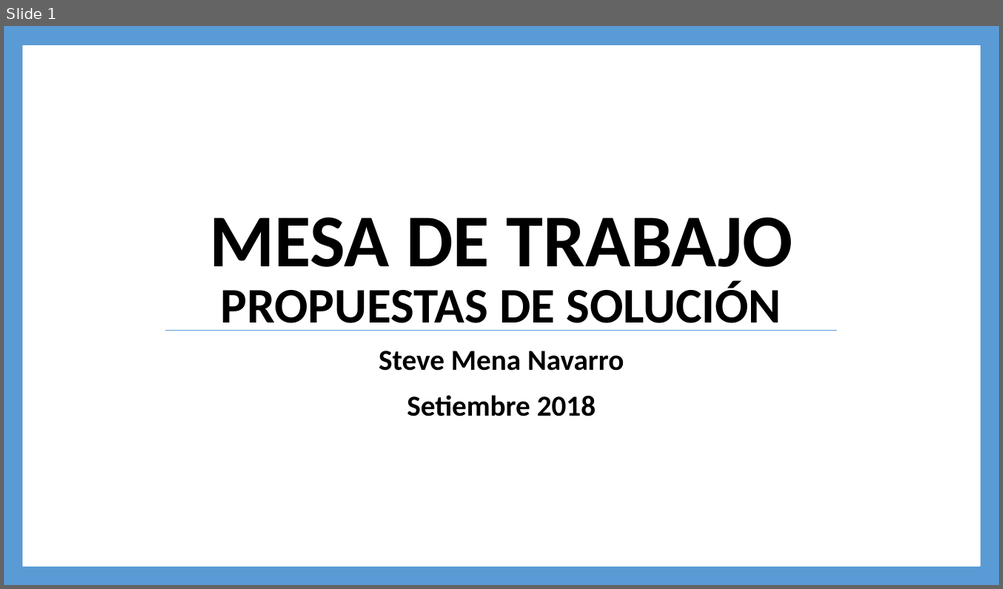
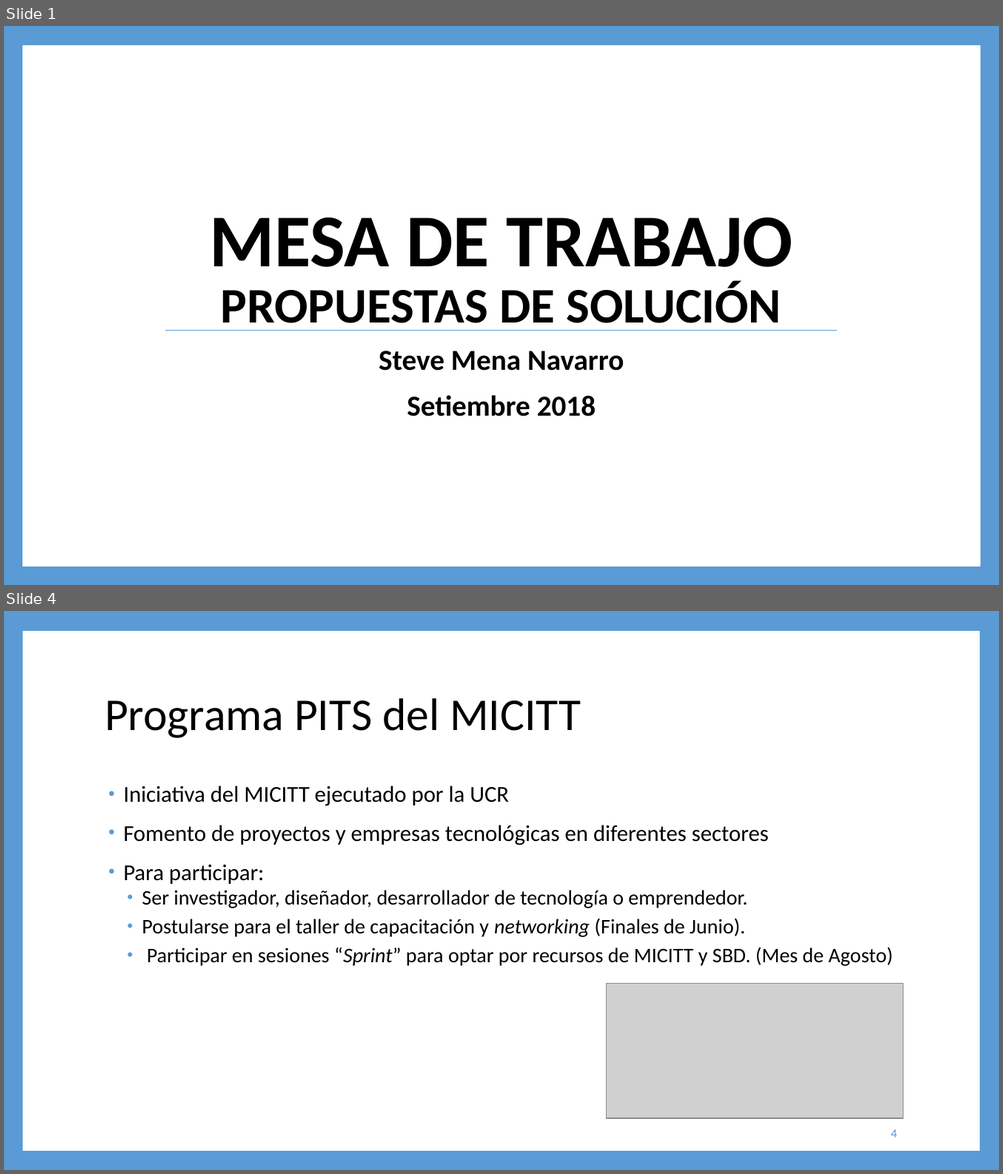
Before and after one commit to steveamena/Graduacion, a slide deck: Documentación/Entregables/Propuestas de solución.pptx. Shown one above the other, each under a label of ours: slide 1 before the commit, slides 1 and 4 after it; the slides between them are not shown. The pictures are 1003x589 and 1003x1174 pixels, drawn with LibreOffice and Linux fonts; fonts in the diff are those of the drawing; grey boxes stand for pictures. Boxes give left, top, right and bottom in pixels: in the first picture for what was removed or moved away, otherwise in the second. Text is boxed around its words. In the diff, an @@ line names an element or a change of style, - is before the commit and + after.

```diff
--- a/Documentación/Entregables/Propuestas de solución.pptx
+++ b/Documentación/Entregables/Propuestas de solución.pptx
@@ slide 4 added at (4, 611, 999, 1170), background #5B9BD5 @@
@@ rectangle added at (22, 631, 979, 1151), fill #FFFFFF @@
@@ title added at (105, 698, 580, 738), 44 pt, text #000000 @@
+Programa PITS del MICITT
@@ text added at (123, 786, 893, 966), 20 pt, text #000000 @@
+• Iniciativa del MICITT ejecutado por la UCR
+• Fomento de proyectos y empresas tecnológicas en diferentes sectores
+• Para participar:
+  • Ser investigador, diseñador, desarrollador de tecnología o emprendedor.
+  • Postularse para el taller de capacitación y networking (Finales de Junio).
+  • Participar en sesiones “Sprint” para optar por recursos de MICITT y SBD. (Mes de Agosto)
@@ picture added at (606, 984, 903, 1119) @@
@@ page number added at (891, 1130, 896, 1138), 12 pt, text #5B9BD5 @@
+4
```
Also in this commit, not shown: 7 slides changed, 9 other slides added, 55 other files.
